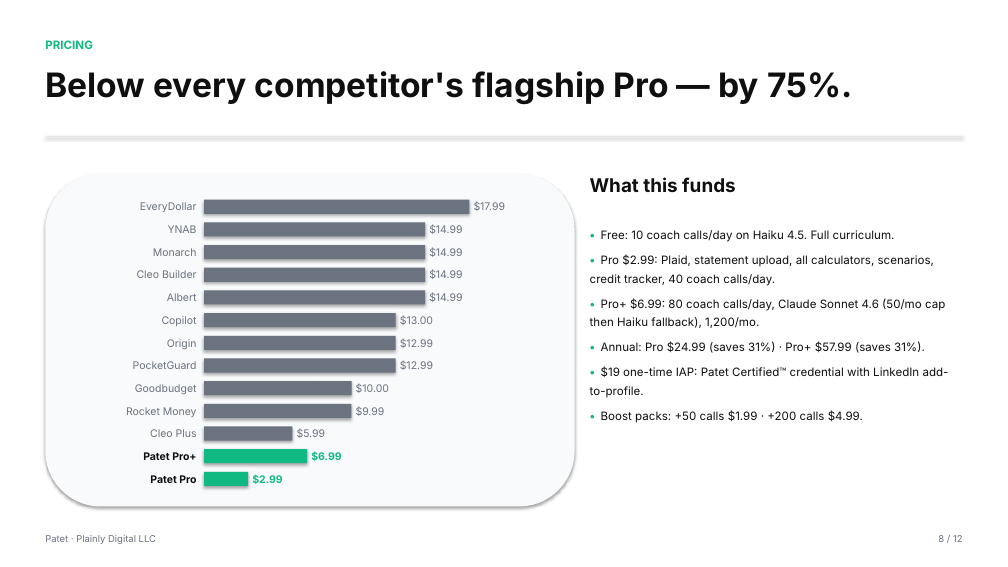
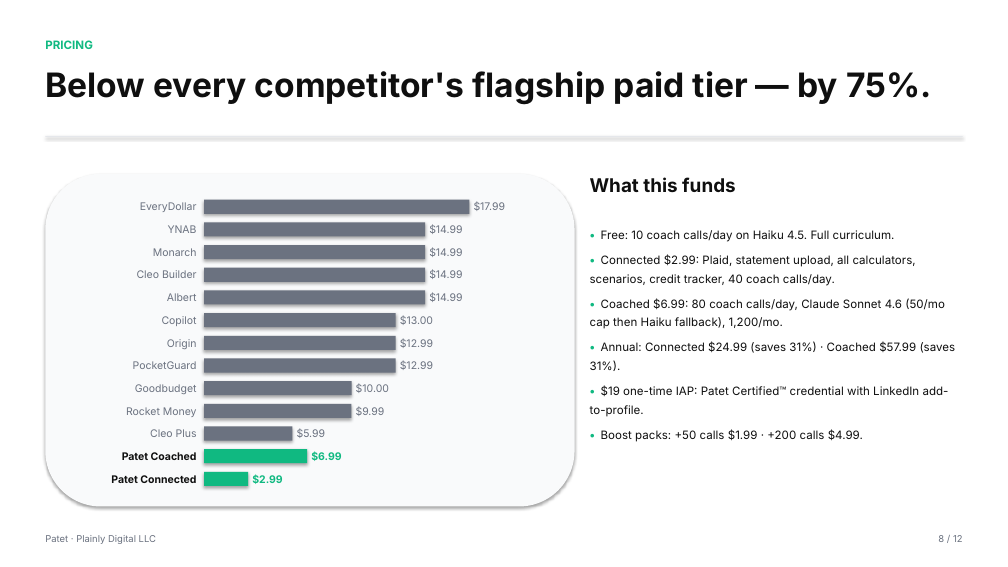
Before and after one commit to jbrock1981/PlainlyDigital, a slide deck: slide 8 of legal/PATET_PLAID_PARTNERSHIP_DECK.pptx. Drawn at 1008x567 pixels with LibreOffice and Linux fonts; fonts in the diff are those of the drawing. Boxes give left, top, right and bottom in pixels: in the first picture for what was removed or moved away, otherwise in the second. Text is boxed around its words. In the diff, an @@ line names an element or a change of style, - is before the commit and + after.

```diff
--- a/legal/PATET_PLAID_PARTNERSHIP_DECK.pptx
+++ b/legal/PATET_PLAID_PARTNERSHIP_DECK.pptx
@@ text at bbox=[45, 71, 931, 105]: text changed @@
-Below every competitor's flagship Pro — by 75%.
+Below every competitor's flagship paid tier — by 75%.
@@ text at bbox=[590, 254, 956, 371]: text changed @@
-• Pro $2.99: Plaid, statement upload, all calculators, scenarios, credit tracker, 40 coach calls/day.
-• Pro+ $6.99: 80 coach calls/day, Claude Sonnet 4.6 (50/mo cap then Haiku fallback), 1,200/mo.
-• Annual: Pro $24.99 (saves 31%) · Pro+ $57.99 (saves 31%).
+• Connected $2.99: Plaid, statement upload, all calculators, scenarios, credit tracker, 40 coach calls/day.
+• Coached $6.99: 80 coach calls/day, Claude Sonnet 4.6 (50/mo cap then Haiku fallback), 1,200/mo.
+• Annual: Connected $24.99 (saves 31%) · Coached $57.99 (saves 31%).
@@ text at bbox=[111, 475, 196, 483]: text changed @@
-Patet Pro
+Patet Connected
@@ text at bbox=[122, 452, 197, 460]: text changed @@
-Patet Pro+
+Patet Coached
```
Also in this commit, not shown: 2 other slides changed, 3 other files.
